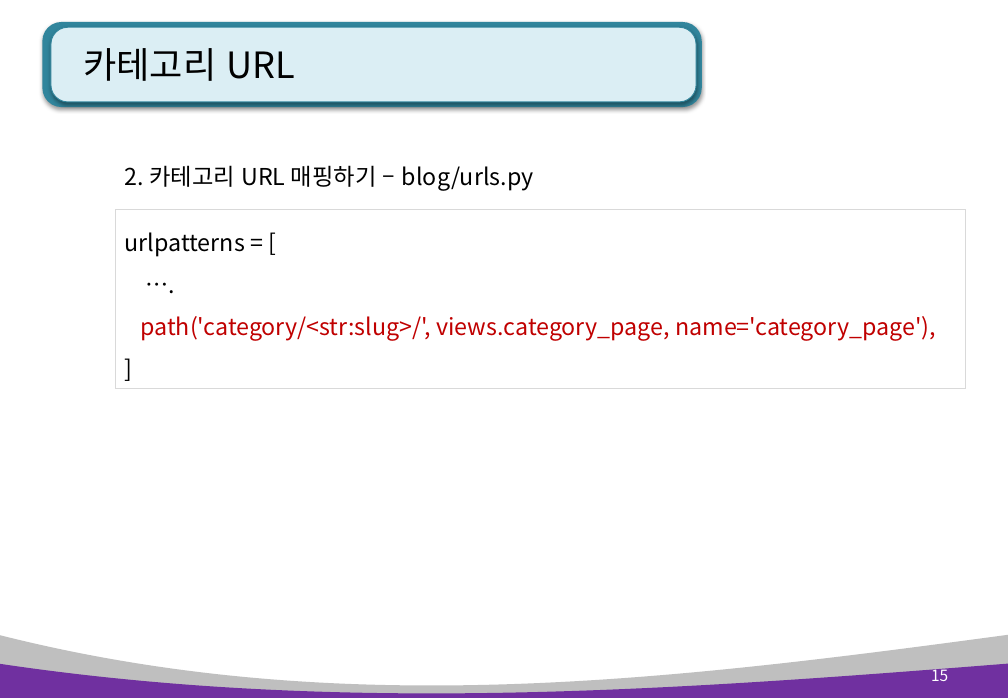
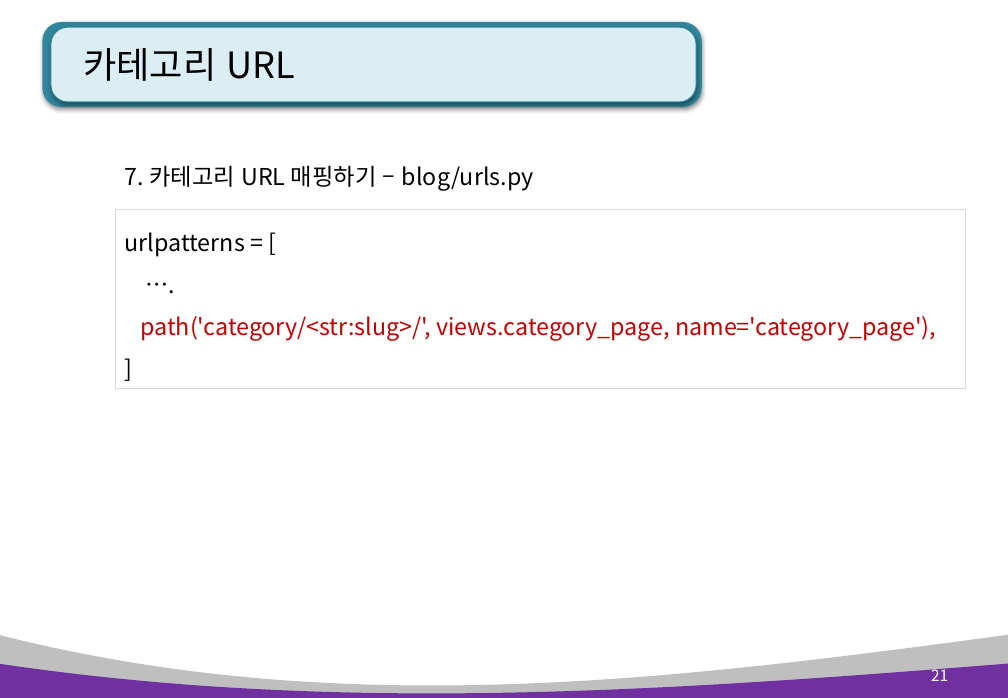
Before and after one commit to kiyongee2/green_project_web, a slide deck: slide 21 of django_ppt/blog_ppt/3장. blog 글수정, 삭제 및 카테고리.pptx (slide 15 before the commit). Drawn at 1008x698 pixels with LibreOffice and Linux fonts; fonts in the diff are those of the drawing. Boxes give left, top, right and bottom in pixels: in the first picture for what was removed or moved away, otherwise in the second. Text is boxed around its words. In the diff, an @@ line names an element or a change of style, - is before the commit and + after.

```diff
--- a/django_ppt/blog_ppt/3장. blog 글수정, 삭제 및 카테고리.pptx
+++ b/django_ppt/blog_ppt/3장. blog 글수정, 삭제 및 카테고리.pptx
@@ text at box(125, 165, 533, 191): text changed @@
-2. 카테고리 URL 매핑하기 – blog/urls.py
+7. 카테고리 URL 매핑하기 – blog/urls.py
@@ page number at box(931, 666, 948, 681): text changed @@
-15
+21
```
Also in this commit, not shown: 15 other slides changed, 2 other files.
